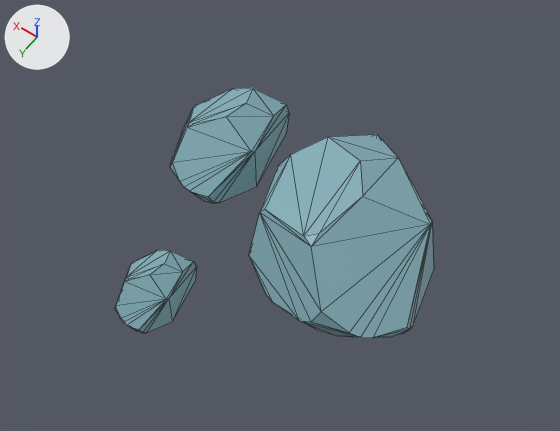
A saved change to the glTF model client/public/3d/models/rock.glb.
One viewpoint serves both versions: a 50 mm camera at (-0.612, 0.787, 1.274) aimed at (-0.096, 0.065, 0.139). Arrows for +X, +Y and +Z are at upper left; the lights stay in place. Mesh edges are drawn as thin lines. Vertices at the same position are counted once.
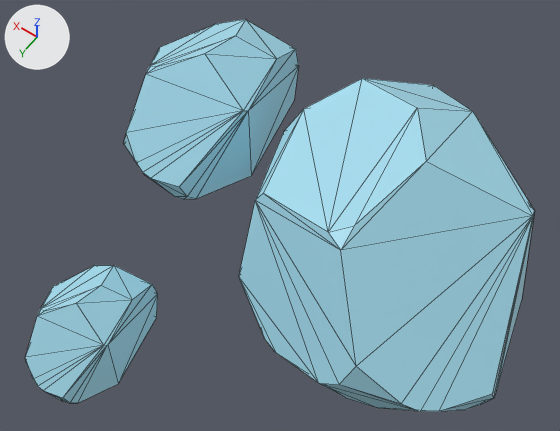
Patch to the scene script:
```diff
--- a/client/public/3d/models/rock.glb.py
+++ b/client/public/3d/models/rock.glb.py
@@ me_icosphere_001 @@
 # used by ob_icosphere_002; location = (0.0, 0.0, 0.0)
-me_icosphere_001.from_pydata(...)  # 114 vertices, 189 faces; spans x -0.387..0.29, y -0.274..0.359, z -0.015..0.176
+me_icosphere_001.from_pydata(...)  # 114 vertices, 189 faces; spans x -0.575..0.438, y -0.404..0.543, z -0.027..0.325
+# me_icosphere_001 part 1: the loose piece of 38 vertices spanning x -0.387..0.022, y -0.274..0.17, z -0.014..0.176 is scaled about its middle by (1.5, 1.5, 1.84), then moved by (-0.086, -0.02, 0.068)
+# me_icosphere_001 part 2: the loose piece of 38 vertices spanning x 0.061..0.29, y -0.261..0.045, z -0.015..0.119 is scaled about its middle by (1.5, 1.5, 1.84), then moved by (0.091, -0.048, 0.044)
+# me_icosphere_001 part 3: 38 of 114 vertices moved; they spanned x -0.009..0.124, y 0.183..0.359, z -0.014..0.077 and now span x -0.009..0.19, y 0.279..0.543, z -0.025..0.141; mean shift (0.036, 0.149, 0.014); largest move (0.121, 0.268, -0.014) -> (0.174, 0.467, -0.025)
 me_icosphere_001.materials.append(mat_defaultmaterial)
```

Location of each change, [x1, y1, x2, y2] in pixels of the pictures (560 x 431 px; the box of a moved part takes in the faces that stretch with it):
'Icosphere.002', reshaped (60% wider, 57% taller)
    before: [115, 88, 434, 338]
    after: [25, 19, 535, 412]
part 1 of me_icosphere_001, moved or reshaped
    before: [249, 134, 434, 338]
    after: [239, 78, 535, 412]
part 2 of me_icosphere_001, moved or reshaped
    before: [170, 88, 289, 203]
    after: [124, 19, 299, 199]
part 3 of me_icosphere_001, moved or reshaped
    before: [115, 250, 197, 333]
    after: [25, 265, 158, 403]
